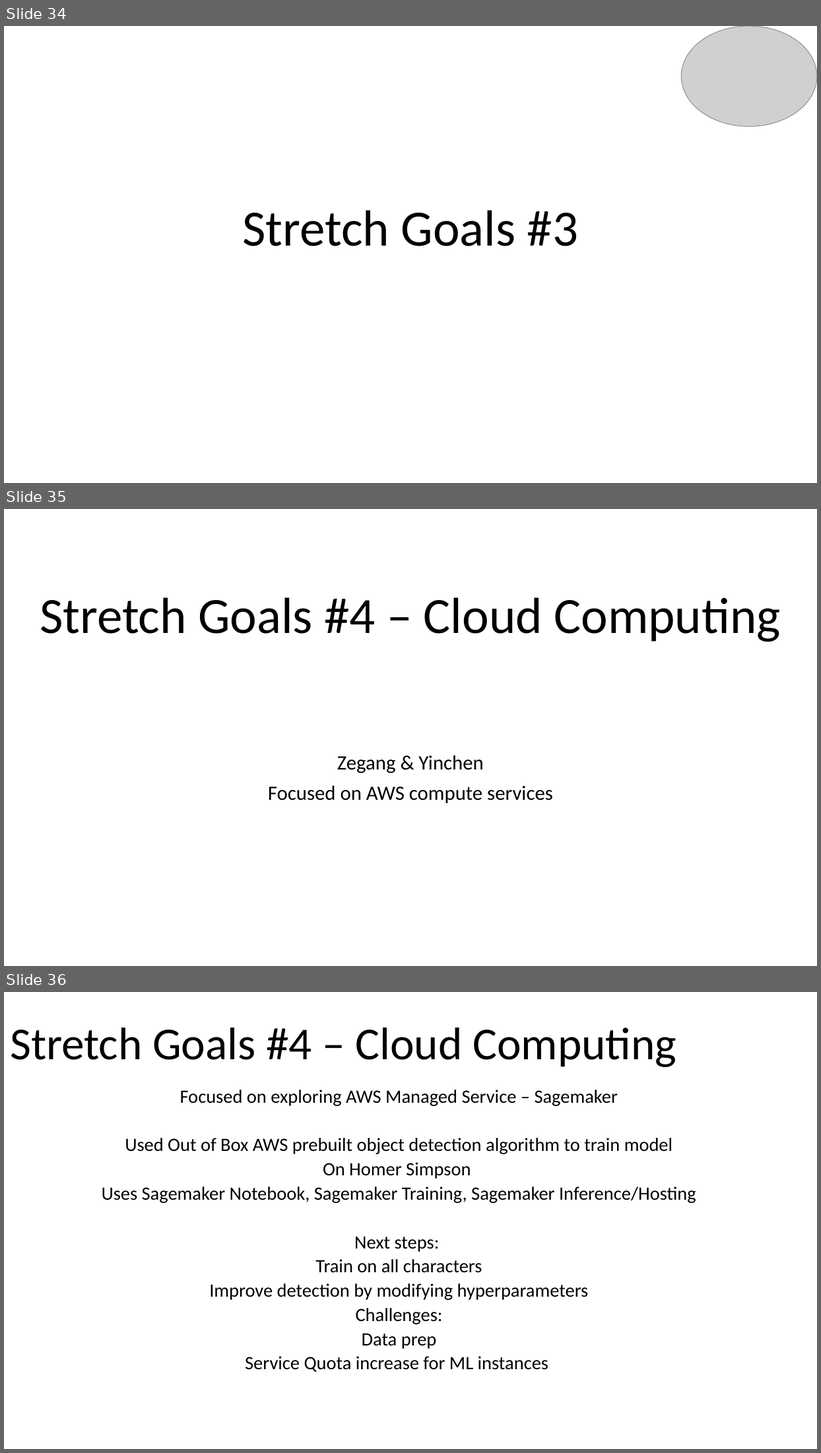
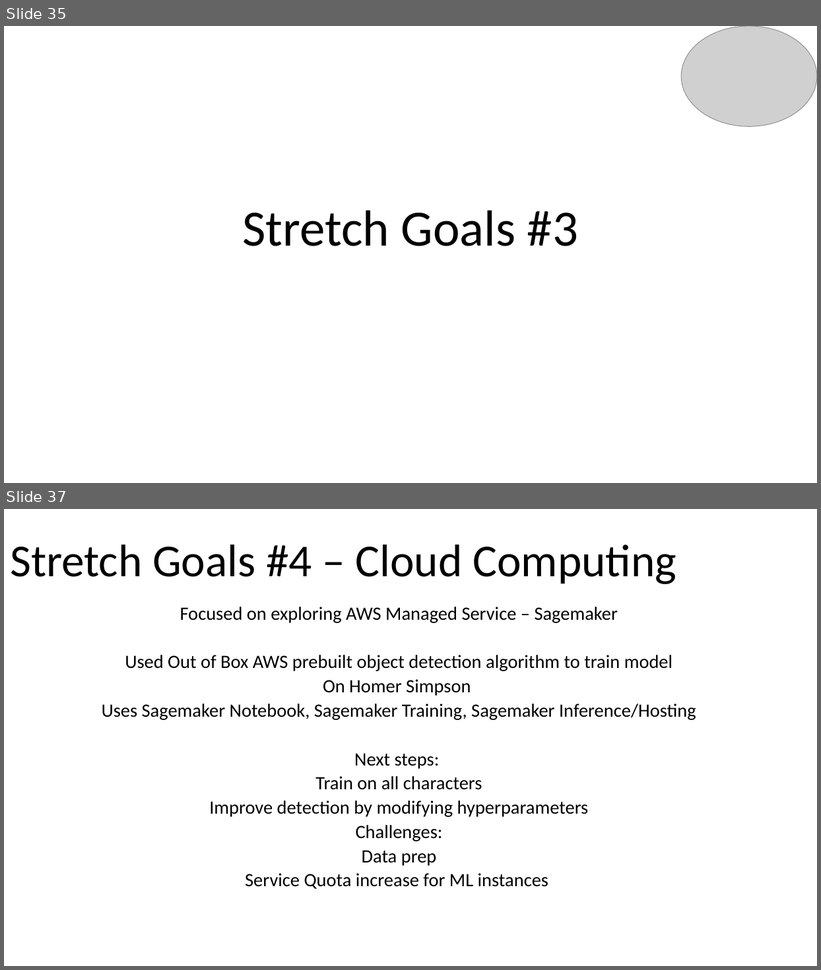
Before and after one commit to zliu007/DAEN690Report, a slide deck: SimpsonsImageDetection_Final Presentation_Merged.pptx. Shown one above the other, each under a label of ours: slides 34, 35 and 36 before the commit, slides 35 and 37 after it; the slides between them are not shown. The pictures are 821x1453 and 821x970 pixels, drawn with LibreOffice and Linux fonts; fonts in the diff are those of the drawing; grey boxes stand for pictures. Boxes give left, top, right and bottom in pixels: in the first picture for what was removed or moved away, otherwise in the second. Text is boxed around its words. In the diff, an @@ line names an element or a change of style, - is before the commit and + after.

```diff
--- a/SimpsonsImageDetection_Final Presentation_Merged.pptx
+++ b/SimpsonsImageDetection_Final Presentation_Merged.pptx
@@ slide 35 removed at (4, 509, 817, 966), background #FFFFFF @@
@@ title removed at (40, 597, 780, 642) @@
-Stretch Goals #4 – Cloud Computing
@@ subtitle removed at (268, 755, 553, 803) @@
-Zegang & Yinchen
-Focused on AWS compute services
@@ what was slide 34 is now slide 35 @@
@@ what was slide 36 is now slide 37 @@
```
Also in this commit, not shown: 3 slides changed, 2 slides added.
